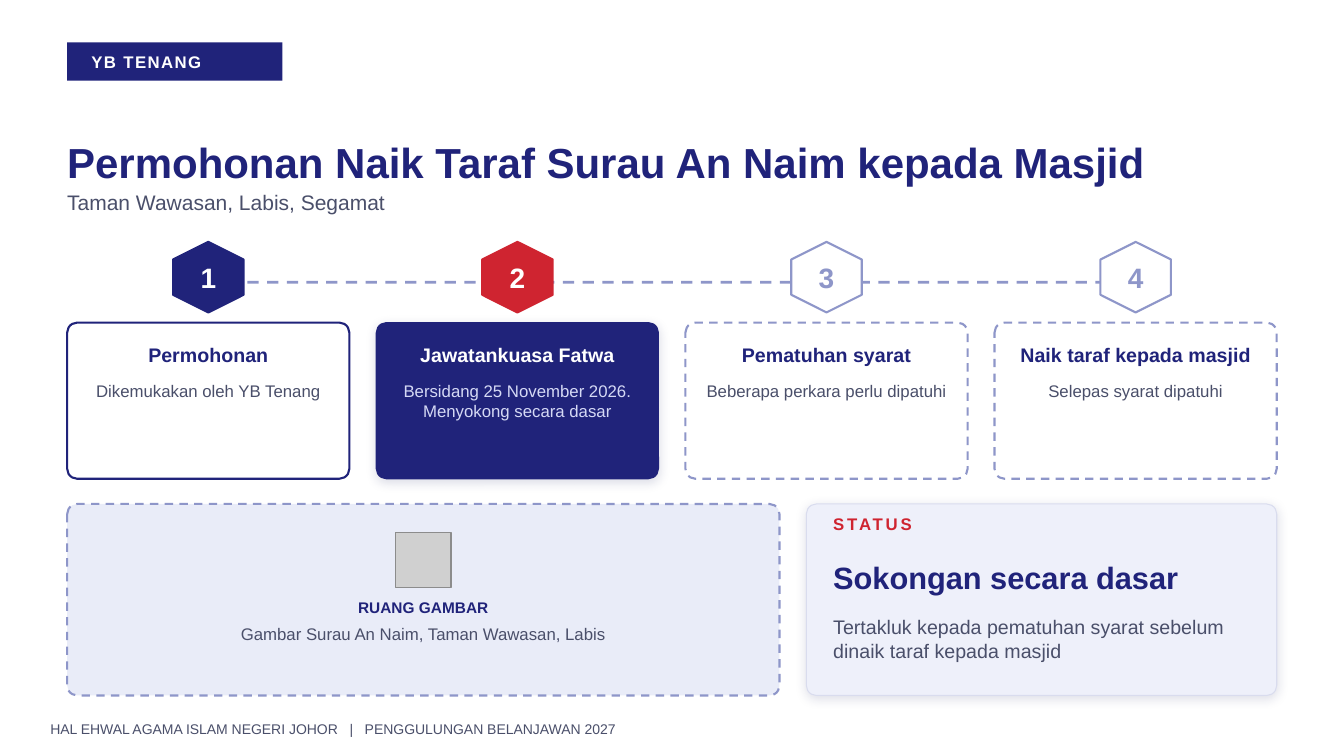
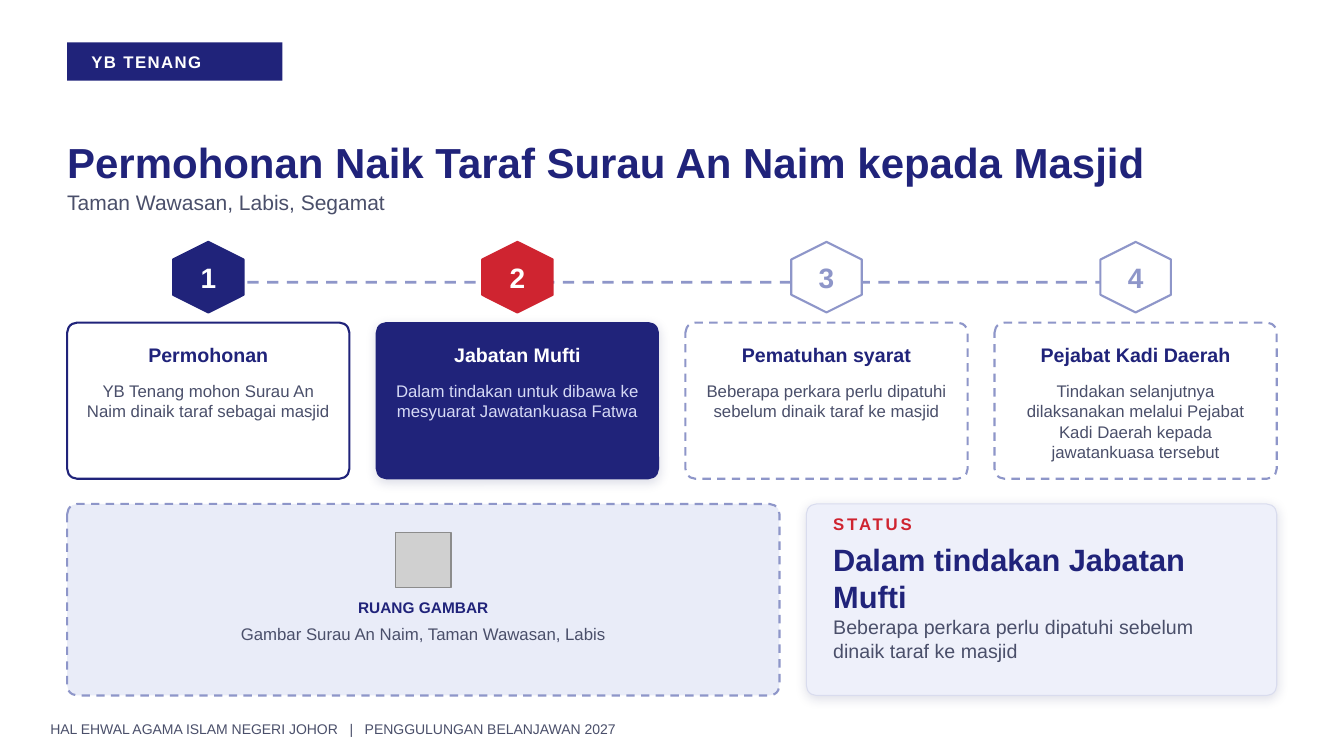
Before and after one commit to nawaljoe/Nawal, a slide deck: slide 13 of output/Penggulungan_Hal_Ehwal_Agama_Islam_2027_16x9.pptx. Drawn at 1344x756 pixels with LibreOffice and Linux fonts; fonts in the diff are those of the drawing; grey boxes stand for pictures; background and template pictures are left out. Boxes give left, top, right and bottom in pixels: in the first picture for what was removed or moved away, otherwise in the second. Text is boxed around its words. In the diff, an @@ line names an element or a change of style, - is before the commit and + after.

```diff
--- a/output/Penggulungan_Hal_Ehwal_Agama_Islam_2027_16x9.pptx
+++ b/output/Penggulungan_Hal_Ehwal_Agama_Islam_2027_16x9.pptx
@@ text at (454,347,581,362): text changed @@
-Jawatankuasa Fatwa
+Jabatan Mufti
@@ text at (1041,347,1231,366): text changed @@
-Naik taraf kepada masjid
+Pejabat Kadi Daerah
@@ text at (87,385,329,421): text changed @@
-Dikemukakan oleh YB Tenang
+YB Tenang mohon Surau An Naim dinaik taraf sebagai masjid
@@ text at (396,385,639,421): text changed @@
-Bersidang 25 November 2026. Menyokong secara dasar
+Dalam tindakan untuk dibawa ke mesyuarat Jawatankuasa Fatwa
@@ text at (707,385,946,421): text changed @@
-Beberapa perkara perlu dipatuhi
+Beberapa perkara perlu dipatuhi sebelum dinaik taraf ke masjid
@@ text at (1027,385,1244,462): text changed @@
-Selepas syarat dipatuhi
+Tindakan selanjutnya dilaksanakan melalui Pejabat Kadi Daerah kepada jawatankuasa tersebut
@@ text at (833,548,1185,609): text changed @@
-Sokongan secara dasar
+Dalam tindakan Jabatan Mufti
@@ text at (833,620,1193,662): text changed @@
-Tertakluk kepada pematuhan syarat sebelum dinaik taraf kepada masjid
+Beberapa perkara perlu dipatuhi sebelum dinaik taraf ke masjid
```
Also in this commit, not shown: 2 other files.
